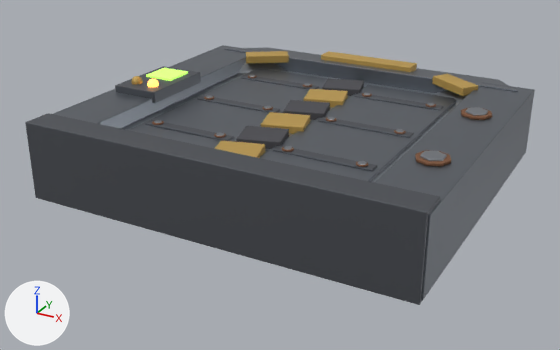
What one commit did to the FBX model Assets/GeneratedBaseItems/08_Motorized_Blast_Door.fbx.
Before and after are seen from a 50 mm lens placed at (2.28, -3.22, 1.89), pointed at (-0.09, 1.08, -0.26). The lights are fixed; the arrows at lower left show +X, +Y and +Z. The older version comes first. Vertices at exactly the same position are counted once.

Names of what the first picture shows: '08_Motorized_Blast_Door'.
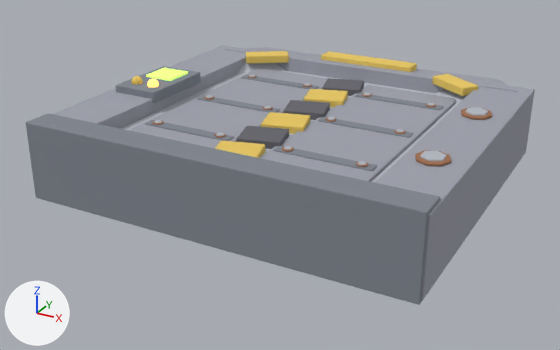
Pixel boxes [x1, y1, x2, y2] of what changed, in the pictures (560 x 350 px):
'08_Motorized_Blast_Door', recoloured, surface changed, reshaped (lighter): before [25, 45, 535, 305]; after [26, 45, 535, 305]
part 1 of me_08_motorized_blast_door_baked, cut back: before [25, 48, 534, 305]; after [263, 85, 492, 166]

The change, as a list of edits to the scene's bpy script:
```text
Change mat_hazard___faded_amber:
    mat_hazard___faded_amber.base_color: (0.54, 0.35, 0.09) -> (0.82, 0.58, 0.12)  # orange #c2a055 -> yellow #eac861
Change mat_titanium___graphite_armor:
    mat_titanium___graphite_armor.metallic: 0.86 -> 0.0
    mat_titanium___graphite_armor.base_color: (0.19, 0.21, 0.24) -> (0.35, 0.36, 0.42)  # grey #797e86 -> grey #a0a2ad
    mat_titanium___graphite_armor.roughness: 0.42 -> 0.96
Change mat_iron___dark_forged_steel:
    mat_iron___dark_forged_steel.metallic: 0.82 -> 0.0
    mat_iron___dark_forged_steel.base_color: (0.14, 0.15, 0.17) -> (0.22, 0.24, 0.28)  # grey #696c73 -> grey #818690
    mat_iron___dark_forged_steel.roughness: 0.52 -> 0.96
Change mat_rust___deep_brown:
    mat_rust___deep_brown.base_color: (0.22, 0.1, 0.05) -> (0.35, 0.16, 0.08)  # brown #81593f -> brown #a06f50
Change mat_rust___orange_oxide:
    mat_rust___orange_oxide.metallic: 0.25 -> 0.0
    mat_rust___orange_oxide.base_color: (0.38, 0.16, 0.07) -> (0.54, 0.25, 0.12)  # brown #a66f4b -> orange #c28961
    mat_rust___orange_oxide.roughness: 0.82 -> 0.96
Change mat_titanium___bright_bevel:
    mat_titanium___bright_bevel.metallic: 0.88 -> 0.0
    mat_titanium___bright_bevel.base_color: (0.36, 0.39, 0.43) -> (0.52, 0.54, 0.6)  # grey #a2a8af -> light grey #bfc2cb
    mat_titanium___bright_bevel.roughness: 0.38 -> 0.96
Change mat_iron___scraped_edges:
    mat_iron___scraped_edges.metallic: 0.85 -> 0.0
    mat_iron___scraped_edges.base_color: (0.3, 0.32, 0.35) -> (0.46, 0.49, 0.54)  # grey #9599a0 -> light grey #b5bac2
    mat_iron___scraped_edges.roughness: 0.45 -> 0.96
Change mat_charcoal___blackened:
    mat_charcoal___blackened.base_color: (0.07, 0.07, 0.08) -> (0.13, 0.13, 0.15)  # dark grey #4b4b50 -> dark grey #65656c
    mat_charcoal___blackened.roughness: 0.92 -> 0.96
Change mat_bile___toxic_phosphor:
    mat_bile___toxic_phosphor.base_color: (0.32, 0.58, 0.1) -> (0.46, 0.78, 0.14)  # green #99c859 -> green #b5e569
    mat_bile___toxic_phosphor.roughness: 0.38 -> 0.96
    mat_bile___toxic_phosphor.emission_color: (0.35, 0.72, 0.1) -> (0.42, 0.78, 0.12)  # green #a0dd59 -> green #ade561
    mat_bile___toxic_phosphor.emission_strength: 1.4 -> 1.2
Change me_08_motorized_blast_door_baked:
    used by ob_08_motorized_blast_door; location = (0.0, 0.0, 0.0)
    remove me_08_motorized_blast_door_baked.from_pydata(...)  # 8373 vertices, 7930 faces; spans x -1.31..1.31, y 0.0..2.53, z -0.34..0.34
    add me_08_motorized_blast_door_baked.from_pydata(...)  # 3672 vertices, 3840 faces; spans x -1.31..1.31, y 0.0..2.53, z -0.34..0.34
    me_08_motorized_blast_door_baked part 1: 66 vertices moved within x -0.28..1.2, y 0.58..1.82, z -0.25..0.25; 4701 vertices removed from x -1.31..1.31, y 0.0..2.53, z -0.34..0.34
```
